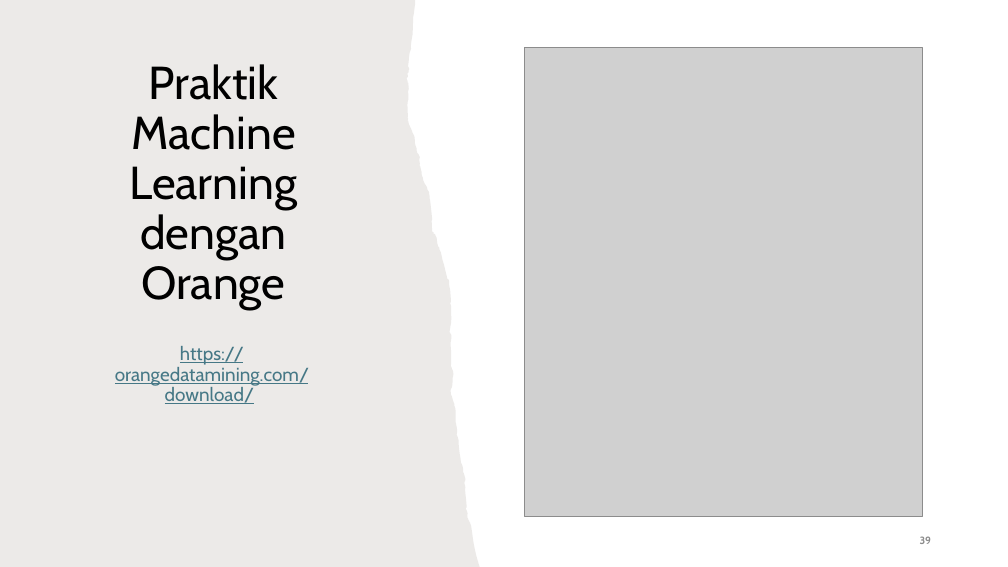
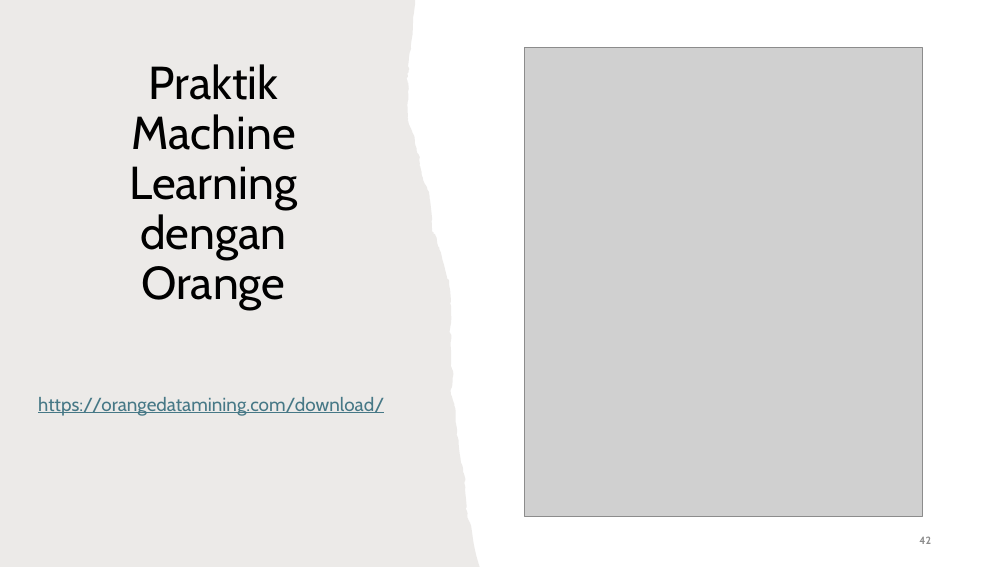
Before and after one commit to rezarzky/ptik24, a slide deck: slide 42 of uploads/w12/BigData.pptx (slide 39 before the commit). Drawn at 1008x567 pixels with LibreOffice and Linux fonts; fonts in the diff are those of the drawing; grey boxes stand for pictures; background and template pictures are left out. Boxes give left, top, right and bottom in pixels: in the first picture for what was removed or moved away, otherwise in the second. Text is boxed around its words. In the diff, an @@ line names an element or a change of style, - is before the commit and + after.

```diff
--- a/uploads/w12/BigData.pptx
+++ b/uploads/w12/BigData.pptx
@@ text "https://orangedatamining.com/download/" rewrapped from bbox=[115, 346, 309, 404] to bbox=[38, 397, 384, 416] @@
@@ page number at bbox=[919, 536, 931, 544]: text changed @@
-39
+42
```
Also in this commit, not shown: 2 other slides changed, 3 slides added, 22 other files.
